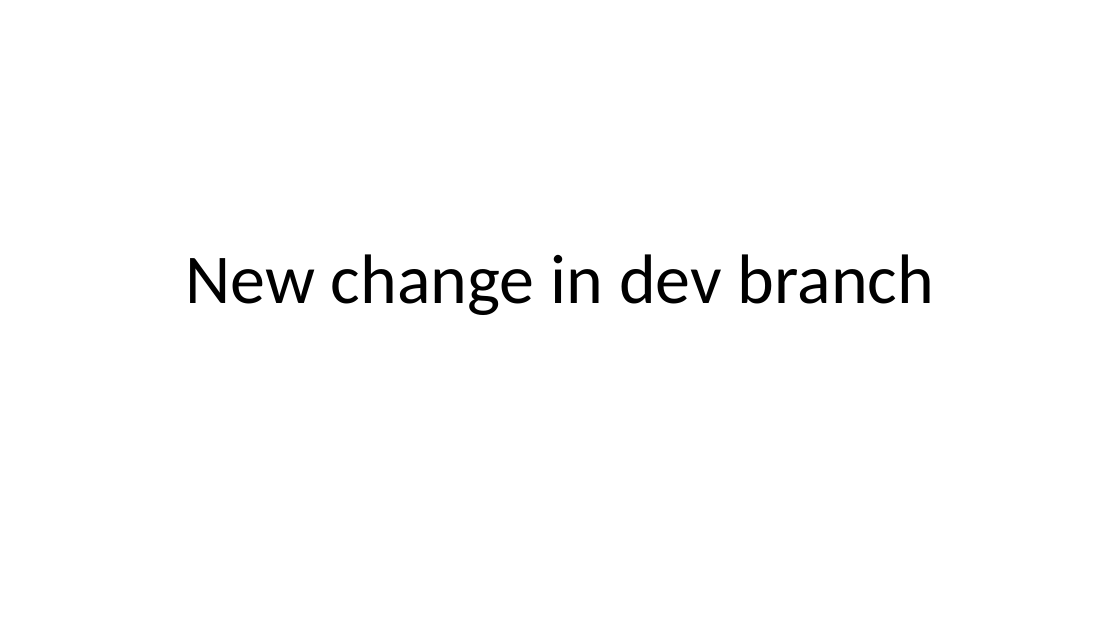
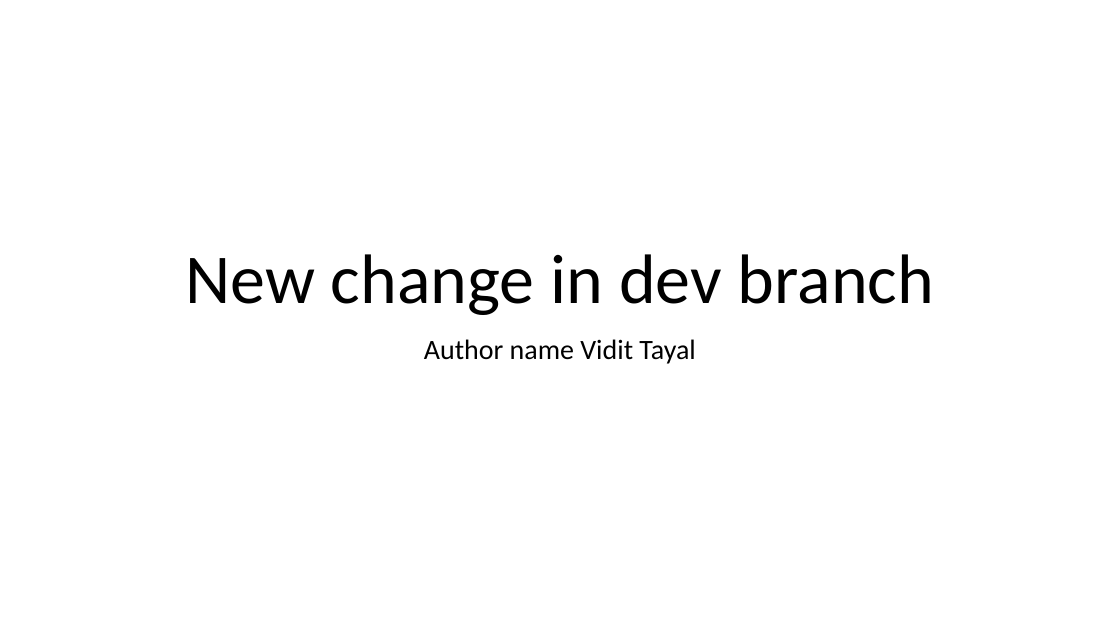
Before and after one commit to Vidit-Tayal/GitLearningRepo, a slide deck: slide 1 of PptForGit.pptx. Drawn at 1120x630 pixels with LibreOffice and Linux fonts; fonts in the diff are those of the drawing. Boxes give left, top, right and bottom in pixels: in the first picture for what was removed or moved away, otherwise in the second. Text is boxed around its words. In the diff, an @@ line names an element or a change of style, - is before the commit and + after.

Commit message:
updated ppt with auther and email updates made

```diff
--- a/PptForGit.pptx
+++ b/PptForGit.pptx
@@ subtitle added at (x1=424, y1=339, x2=695, y2=364), 24 pt, text #000000 @@
+Author name Vidit Tayal
```
